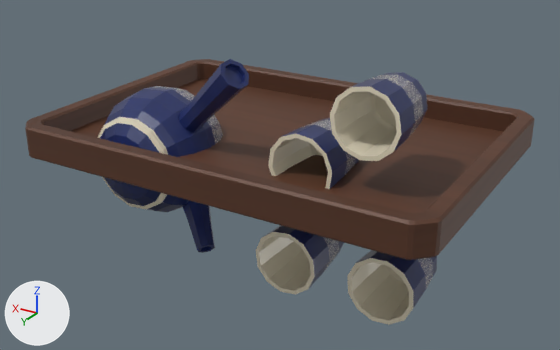
Two versions of the FBX model unity-client/Assets/Art/JapaneseRoom/12_Juego_Te_Izq.fbx, one commit apart.
Camera for both pictures: a 50 mm camera at (-0.35, 0.587, 0.265) aimed at (-0.005, 0.013, -0.022). Every picture has the same lights, and +X, +Y and +Z are marked at lower left. The first picture is the older version. Where no turn or scale is listed for an object, it has been applied to the vertices.

The older version as bpy lines, for what is in view:
```python
me_sm_12_bandeja = bpy.data.meshes.new('SM_12_Bandeja')
me_sm_12_bandeja.from_pydata(...)  # 104 vertices, 98 faces; spans x -0.2..0.2, y 0.0..0.03, z -0.14..0.14
me_sm_12_bandeja.materials.append(mat_m_wood_dark)  # picture img_t_wood_dark_basecolor_png
me_sm_12_tazas = bpy.data.meshes.new('SM_12_Tazas')
me_sm_12_tazas.from_pydata(...)  # 432 vertices, 392 faces; spans x -0.169..-0.021, y 0.01..0.08, z -0.1..0.1
# faces by material slot: [196, 196]
me_sm_12_tazas.materials.append(mat_m_ceramic_tea_seigaiha)  # picture img_t_ceramic_tea_seigaiha_basecolor_png
me_sm_12_tazas.materials.append(mat_m_ceramic_ivory)  # pale yellow #e7dec5
me_sm_12_tetera = bpy.data.meshes.new('SM_12_Tetera')
me_sm_12_tetera.from_pydata(...)  # 304 vertices, 280 faces; spans x -0.111..0.06, y 0.0..0.11, z -0.081..0.104
# faces by material slot: [252, 28]
me_sm_12_tetera.materials.append(mat_m_ceramic_tea_seigaiha)  # picture img_t_ceramic_tea_seigaiha_basecolor_png
me_sm_12_tetera.materials.append(mat_m_ceramic_ivory)  # pale yellow #e7dec5
ob_sm_12_bandeja = bpy.data.objects.new('SM_12_Bandeja', me_sm_12_bandeja)
ob_sm_12_bandeja.parent = ob_12_juego_te_izq
ob_sm_12_bandeja.location = (0.0, 0.0, 0.0)
ob_sm_12_tazas = bpy.data.objects.new('SM_12_Tazas', me_sm_12_tazas)
ob_sm_12_tazas.parent = ob_sm_12_bandeja
ob_sm_12_tazas.location = (0.0, 0.0, 0.0)
ob_sm_12_tazas.rotation_euler = (1.571, 0.0, -3.142)  # degrees (90, 0, -180)
ob_sm_12_tetera = bpy.data.objects.new('SM_12_Tetera', me_sm_12_tetera)
ob_sm_12_tetera.location = (0.1008, 0.01, -0.0035)
```
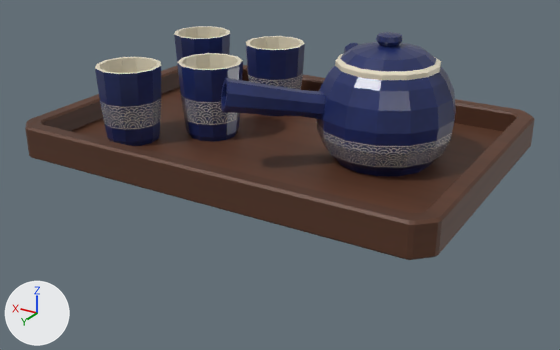
Where the newer file only moved an object's origin or applied its transform, the numbers keep the older frame.

Location of each change, (x1, y1, x2, y2) in pixels of the pictures (560 x 350 px):
```json
{"object": "SM_12_Tazas", "change": "turned", "before": [256, 72, 437, 325], "after": [95, 26, 305, 146]}
{"object": "SM_12_Tetera", "change": "reshaped", "before": [97, 59, 249, 253], "after": [221, 32, 456, 176], "on screen": "54% wider, 26% shorter"}
```

Scene script edits in JSON lines:
```json
{"block": "me_sm_12_tetera", "where": "# used by ob_sm_12_tetera; location = (0.1008, 0.01, -0.0035)"}
{"op": "remove", "block": "me_sm_12_tetera", "code": "me_sm_12_tetera.from_pydata(...)  # 304 vertices, 280 faces; spans x -0.111..0.06, y 0.0..0.11, z -0.081..0.104"}
{"op": "add", "block": "me_sm_12_tetera", "code": "me_sm_12_tetera.from_pydata(...)  # 304 vertices, 280 faces; spans x -0.262..-0.091, y -0.094..0.091, z 0.014..0.124"}
{"block": "me_sm_12_tetera", "change": "me_sm_12_tetera part 1: the whole mesh is multiplied about its middle by the matrix ((-1.0, 0.0, 0.0), (0.0, 0.0, 1.0), (0.0, 1.0, 0.0)), then moved by (-0.151, -0.057, 0.057)"}
{"op": "set", "path": "ob_sm_12_tazas.rotation_euler", "old": "(1.571, 0.0, -3.142)", "new": "(0.0, 0.0, 0.0)", "note": "degrees (90, 0, -180) -> degrees (0, 0, 0)"}
```
